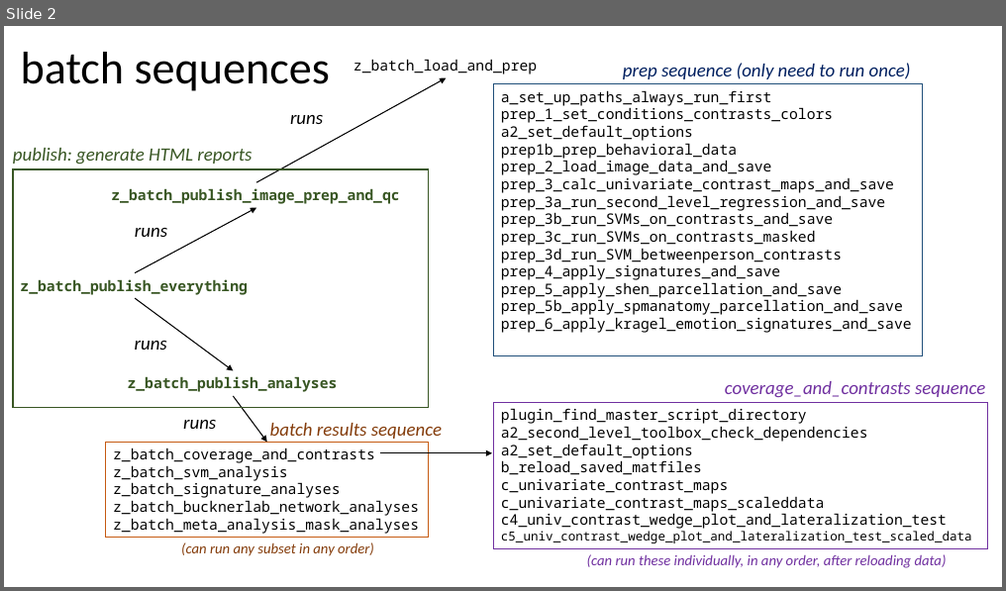
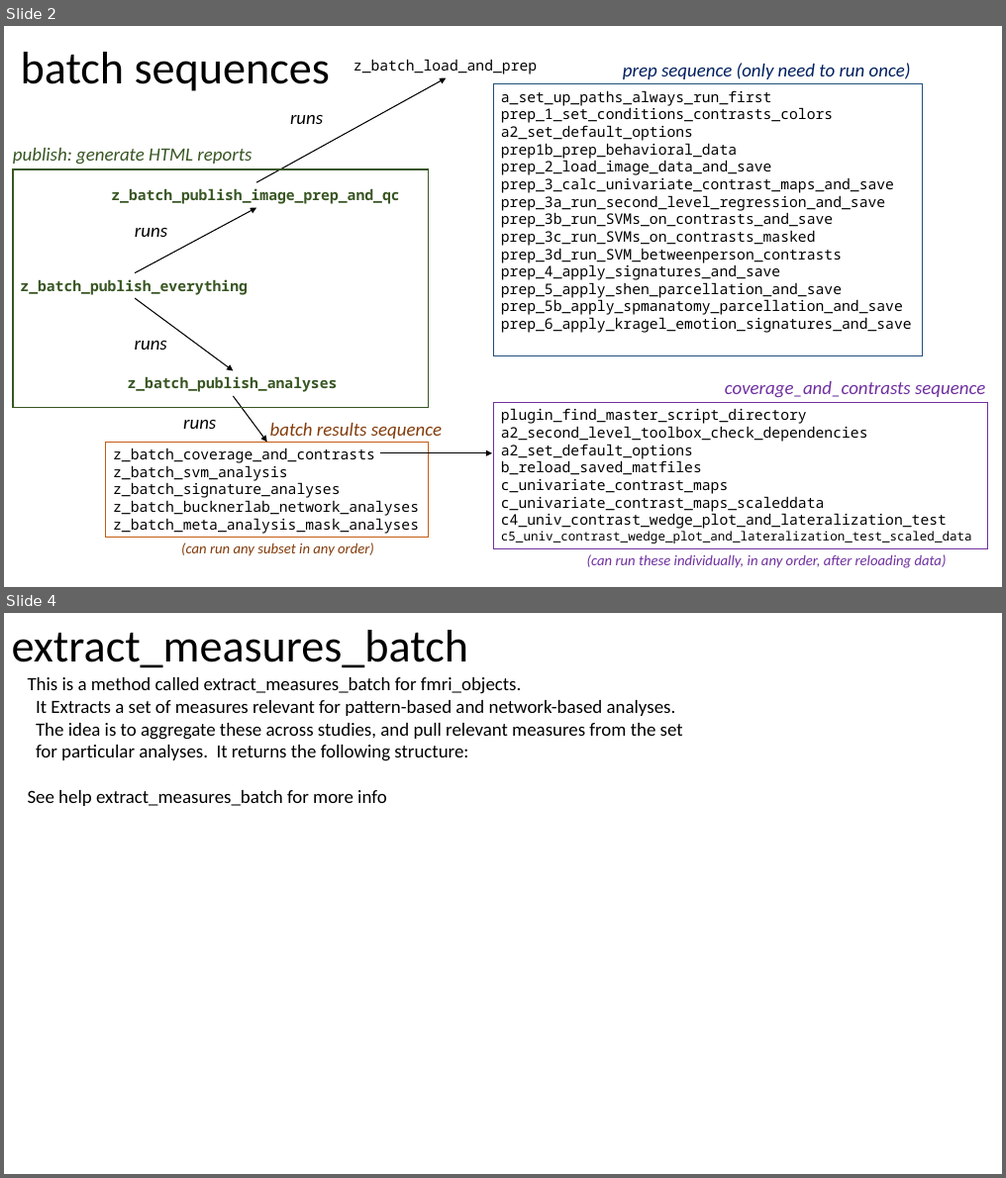
Before and after one commit to canlab/CANlab_help_examples, a slide deck: Second_level_analysis_template_scripts/canlab_second_level_batch_flowcharts.pptx. Shown one above the other, each under a label of ours: slide 2 before the commit, slides 2 and 4 after it; the slides between them are not shown. The pictures are 1006x591 and 1006x1178 pixels, drawn with LibreOffice and Linux fonts; fonts in the diff are those of the drawing. Boxes give left, top, right and bottom in pixels: in the first picture for what was removed or moved away, otherwise in the second. Text is boxed around its words. In the diff, an @@ line names an element or a change of style, - is before the commit and + after.

```diff
--- a/Second_level_analysis_template_scripts/canlab_second_level_batch_flowcharts.pptx
+++ b/Second_level_analysis_template_scripts/canlab_second_level_batch_flowcharts.pptx
@@ slide 4 added at (4,613,1002,1174), background #FFFFFF @@
@@ title added at (12,630,469,668), 44 pt, text #000000 @@
+extract_measures_batch
@@ text added at (28,677,683,806), 18 pt, text #000000 @@
+This is a method called extract_measures_batch for fmri_objects.
+It Extracts a set of measures relevant for pattern-based and network-based analyses.
+The idea is to aggregate these across studies, and pull relevant measures from the set
+for particular analyses. It returns the following structure:
+See help extract_measures_batch for more info
```
Also in this commit, not shown: 2 other slides added.
